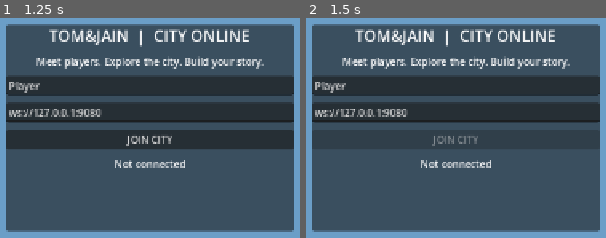
Above: before the commit, frames 1-2 (left to right).
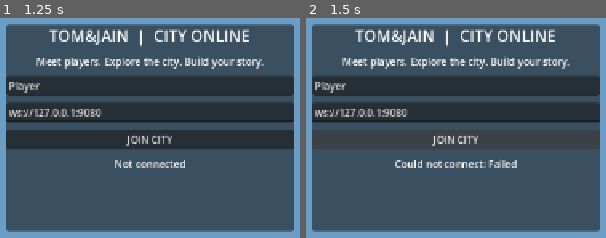
Above: after the commit, the same moments.

Repository: Tommy533145/Tom-Jain
Game: Godot game, scene res://scenes/main.tscn
The game is run twice, just before and just after one commit, with the same random seed, the same clock (stepped at 60 frames per second) and the same inputs.
Inputs (mouse positions are in pixels of both pictures, inside the frame that each line leads up to):
- Up to frame 1 (1.25 s): tap Enter at 0.5 s; move the mouse to (outside the picture) at 0.52 s; hold D (move_right) from 0.53 s (still down); click (outside the picture) at 0.67 s; tap Space (jump) at 0.77 s
- Up to frame 2 (1.5 s): release D (move_right) at 1.25 s; click "JOIN CITY" at 1.25 s

Frame 1 is identical in both runs. In frame 2, 1.3% of the frame differs, in the area x 29-71%, y 53-69%.
Error before the commit: Parse Error: Invalid argument for "create_server()" function: argument 3 should be "TLSOptions" but is "int". (res://scripts/network.gd:23)

Commit message:
Correct WebSocket server API call

Diff:
--- a/godot/scripts/network.gd
+++ b/godot/scripts/network.gd
@@ -20,7 +20,7 @@
 
 func start_server() -> void:
     var peer := WebSocketMultiplayerPeer.new()
-    var error := peer.create_server(PORT, "*", MAX_CLIENTS)
+    var error := peer.create_server(PORT, "*")
     if error != OK:
         status_changed.emit("Server error: " + error_string(error))
         return
